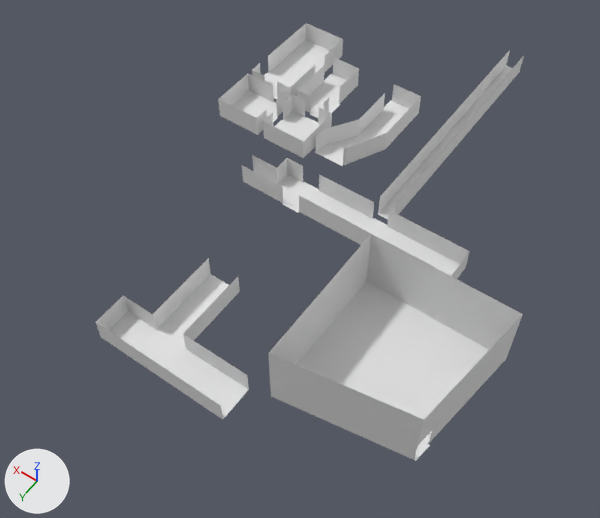
A saved change to the Blender file assets/3d/models/levels/west_blue.blend.
Before and after are seen from a 50 mm lens placed at (-128.4, 154.2, 180.0), pointed at (-46.1, 38.9, -1.2). The axes (+X, +Y, +Z) are drawn at lower left. The lights are the same throughout. The older version comes first.

In view in the first picture: 'ContinentialBreakfast', 'Hallway1', 'Hallway2', 'Kitchen', 'LongHallway', 'MainHallway', 'MotelContainer', 'Pantry', 'THallway'.
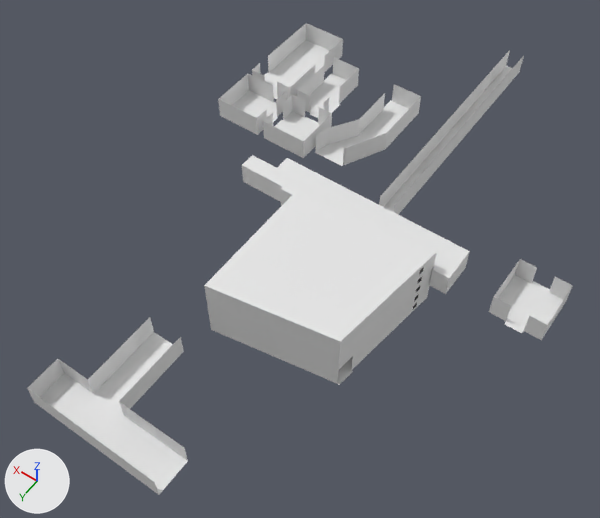
Commit message: West hotel main hallway now have windows into motel exterior

Not visible in the pictures: 'MotelExteriorGoundDecor'.

Location of each change, (x1, y1, x2, y2) in pixels of the pictures (600 x 518 px):
'MotelContainer', reshaped, moved (9% narrower, 11% shorter)
    before: (268, 234, 523, 461)
    after: (204, 183, 437, 385)
'THallway', moved
    before: (96, 258, 249, 419)
    after: (27, 317, 188, 495)
'MainHallway', reshaped
    before: (242, 155, 470, 279)
    after: (242, 155, 470, 294)
'Hallway3', added
    after: (489, 259, 573, 340)
'MotelContainerWindows.002', added
    after: (413, 267, 424, 309)
part 1 of me_plane_006, built on
    before: (299, 174, 453, 271)
    after: (242, 155, 470, 294)
part 2 of me_plane_009, added
    after: (204, 183, 436, 342)

What changed in the scene script:
```text
Change me_plane_006:
    used by ob_mainhallway; location = (-55.0, 20.8, 0.0); scale = (30.0, 5.0, 1.0)
    remove me_plane_006.from_pydata(...)  # 49 vertices, 30 faces; spans x -1.0..1.3, y -1.1..1.1, z 0.0..7.0
    add me_plane_006.from_pydata(...)  # 93 vertices, 80 faces; spans x -1.0..1.3, y -1.1..1.2, z 0.0..7.0
    me_plane_006 part 1
    9 faces are deleted
    4 vertices in x -1.0..0.81, y 1.1, z 0.0 move by (0.0, 0.1, 0.0)
    4 vertices are added at (-1.0, 1.2, 7.0), (-0.83, 1.2, 7.0), (0.81, 1.2, 7.0), (0.62, 1.2, 7.0)
    6 new vertices lie (0.0, 0.0, 1.69) away from vertices in x -0.83..0.62, y 1.0..1.1, z 0.0
    6 new vertices lie (-0.31, 0.0, 0.0) away from vertices in x 0.62, y -1.0..1.0, z 0.0..7.0
    7 new vertices lie (0.0, 0.0, 3.65) away from vertices in x -0.83..0.62, y 1.0..1.2, z 1.69
    7 new vertices lie (0.15, 0.0, 0.0) away from vertices in x 0.0, y -1.0..1.0, z 0.0..7.0
    7 new vertices lie (-0.17, 0.0, 0.0) away from vertices in x -0.16, y -1.0..1.0, z 0.0..7.0
    7 new vertices lie (0.33, 0.0, 0.0) away from vertices in x -0.83, y -1.0..1.0, z 0.0..7.0
    59 new faces join them
Change me_plane_009:
    used by ob_motelcontainer; location = (-83.8, 53.9, 0.0); scale = (18.3, 18.3, 18.3)
    verts and faces of me_plane_009; kept vertices keep their numbers, new ones are numbered from 20
    remove me_plane_009.from_pydata(...)  # 20 vertices, 14 faces; spans x -1.27..1.0, y -1.0..1.33, z 0.0..1.09
    add me_plane_009.from_pydata(...)  # 20 vertices, 15 faces; spans x -1.27..1.0, y -1.0..1.33, z 0.0..1.09
    me_plane_009 part 2
    add faces += [(6, 10, 8, 9, 11, 7)]
Change ob_motelcontainer:
    ob_motelcontainer.location: (-83.8, 53.9, 0.0) -> (-56.3, 44.1, -7.0)
Change ob_thallway:
    ob_thallway.location: (-34.9, 58.9, 0.0) -> (-34.9, 81.8, 0.0)
Add ob_motelcontainerwindows_002:
    ob_motelcontainerwindows_002 = bpy.data.objects.new('MotelContainerWindows.002', me_cube_002)  # a box spanning x -1.0..1.0, y -1.0..1.0, z -0.6..0.6; in mat_material (black #000000); modifiers ARRAY, ARRAY
    ob_motelcontainerwindows_002.parent = ob_motelcontainer
    ob_motelcontainerwindows_002.location = (-103.8, 58.2, 1.944)
    ob_motelcontainerwindows_002.rotation_euler = (0.0, 0.0, -1.71)  # degrees (0, 0, -98)
    ob_motelcontainerwindows_002.scale = (1.63, 0.203, 1.63)
Add ob_motelexteriorgounddecor:
    ob_motelexteriorgounddecor = bpy.data.objects.new('MotelExteriorGoundDecor', me_plane_007)  # 56 vertices, 10 faces; spans x -1.13..0.97, y -0.71..0.56, z 0.0; in mat_whiteconcrete (white #e7e7e7), mat_brownconcrete (orange #e7a173), mat_grass (green #059300)
    ob_motelexteriorgounddecor.parent = ob_motelcontainer
    ob_motelexteriorgounddecor.location = (-83.82, 50.91, 0.4)
    ob_motelexteriorgounddecor.rotation_euler = (-0.00527, 0.0, -0.137)  # degrees (-0.3, 0, -7.8)
    ob_motelexteriorgounddecor.scale = (18.3, 18.3, 18.3)
Add ob_hallway3:
    ob_hallway3 = bpy.data.objects.new('Hallway3', me_plane_001)  # 32 vertices, 21 faces; spans x -1.0..1.0, y -1.13..1.13, z 0.0..0.47
    ob_hallway3.location = (-104.4, 17.8, 0.0)
    ob_hallway3.scale = (7.5, 7.5, 15.0)
```
